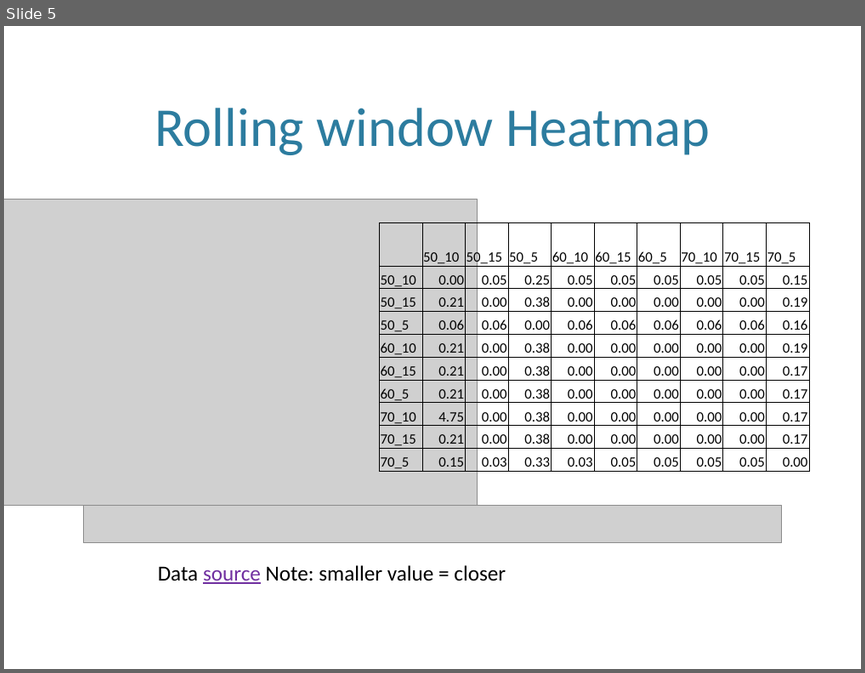
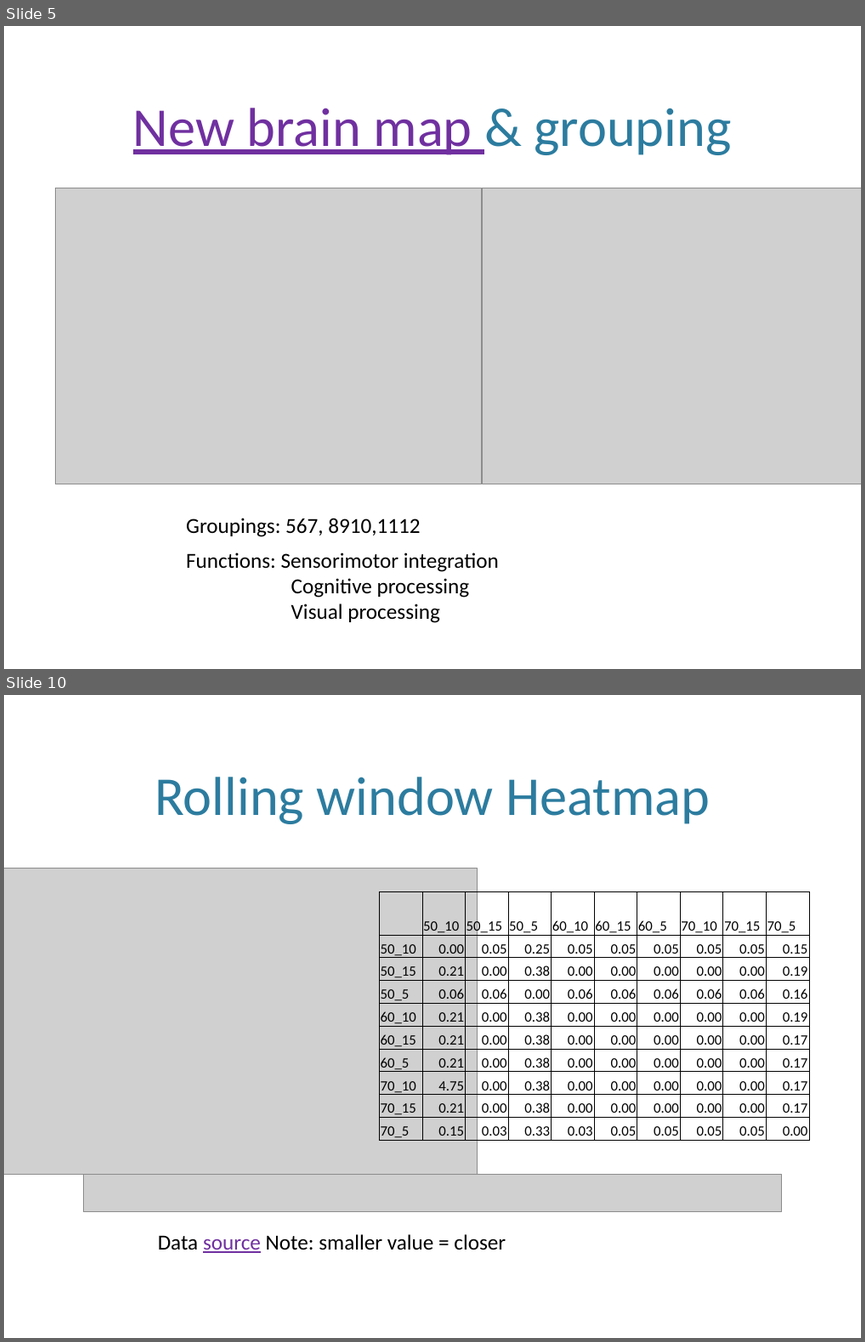
Before and after one commit to leolincoln/athelets, a slide deck: Texts/Atheletes_clustering.pptx. Shown one above the other, each under a label of ours: slide 5 before the commit, slides 5 and 10 after it; the slides between them are not shown. The pictures are 865x673 and 865x1342 pixels, drawn with LibreOffice and Linux fonts; fonts in the diff are those of the drawing; grey boxes stand for pictures; background and template pictures are left out. Boxes give left, top, right and bottom in pixels: in the first picture for what was removed or moved away, otherwise in the second. Text is boxed around its words. In the diff, an @@ line names an element or a change of style, - is before the commit and + after.

```diff
--- a/Texts/Atheletes_clustering.pptx
+++ b/Texts/Atheletes_clustering.pptx
@@ slide 5 added at bbox=[4, 26, 861, 669], background picture (left out) @@
@@ title added at bbox=[133, 108, 732, 155], 46 pt, text #7030A0, underline @@
+New brain map & grouping
@@ picture added at bbox=[55, 188, 481, 483] @@
@@ picture added at bbox=[482, 188, 861, 483] @@
@@ text added at bbox=[186, 517, 420, 537], 18 pt, text #000000 @@
+Groupings: 567, 8910,1112
@@ text added at bbox=[186, 552, 499, 623], 18 pt, text #000000 @@
+Functions: Sensorimotor integration
+Cognitive processing
+Visual processing
@@ what was slide 5 is now slide 10 @@
```
Also in this commit, not shown: 5 slides changed, 8 other slides added, 1 slide removed, 5 other files.
